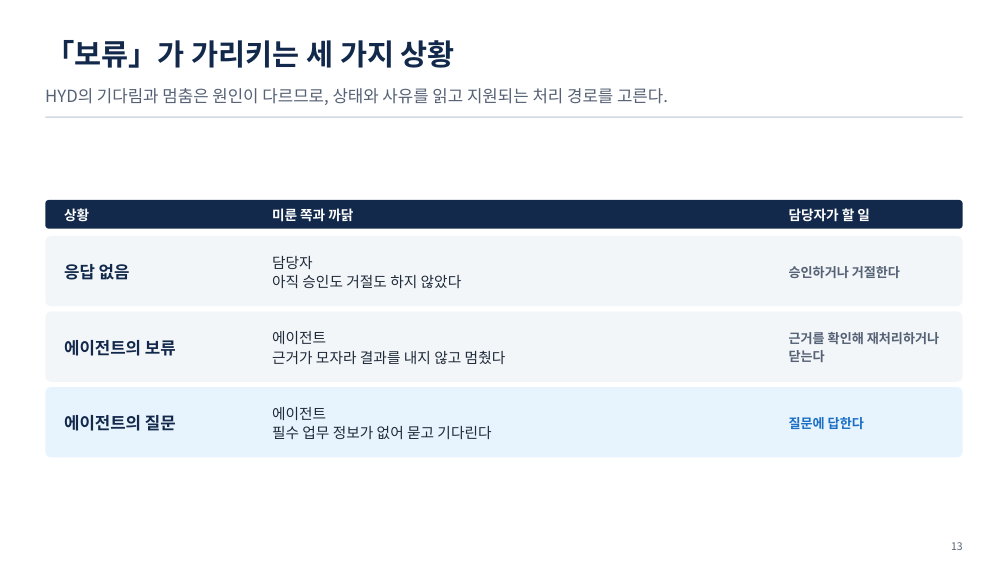
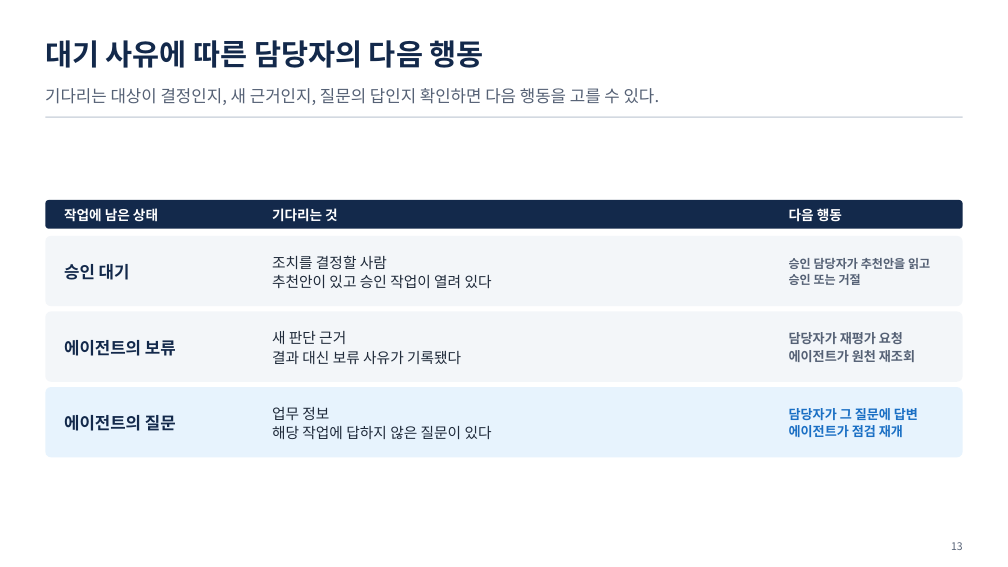
Before and after one commit to uengine-oss/hyd-iot-edu, a slide deck: slide 13 of workspace/강의제작/산출물/통합반/이론/07회차/통합반_07일차.pptx. Drawn at 1008x567 pixels with LibreOffice and Linux fonts; fonts in the diff are those of the drawing. Boxes give left, top, right and bottom in pixels: in the first picture for what was removed or moved away, otherwise in the second. Text is boxed around its words. In the diff, an @@ line names an element or a change of style, - is before the commit and + after.

Commit message:
통합반 7회차 1~13장의 승인·질문·종료 분기를 개편하고 시험 낭독과 공식 렌더 대기를 기록

```diff
--- a/workspace/강의제작/산출물/통합반/이론/07회차/통합반_07일차.pptx
+++ b/workspace/강의제작/산출물/통합반/이론/07회차/통합반_07일차.pptx
@@ text at [45, 40, 484, 68]: text changed @@
-「보류」가 가리키는 세 가지 상황
+대기 사유에 따른 담당자의 다음 행동
@@ text at [45, 88, 660, 105]: text changed @@
-HYD의 기다림과 멈춤은 원인이 다르므로, 상태와 사유를 읽고 지원되는 처리 경로를 고른다.
+기다리는 대상이 결정인지, 새 근거인지, 질문의 답인지 확인하면 다음 행동을 고를 수 있다.
@@ text at [64, 208, 158, 222]: text changed @@
-상황
+작업에 남은 상태
@@ text at [272, 208, 338, 222]: text changed @@
-미룬 쪽과 까닭
+기다리는 것
@@ text at [789, 208, 842, 222]: text changed @@
-담당자가 할 일
+다음 행동
@@ text at [64, 264, 130, 280]: text changed @@
-응답 없음
+승인 대기
@@ text at [272, 255, 492, 288]: text changed @@
-담당자
-아직 승인도 거절도 하지 않았다
+조치를 결정할 사람
+추천안이 있고 승인 작업이 열려 있다
@@ text at [789, 258, 930, 285]: text changed; size 12.5 to 11.5 pt @@
-승인하거나 거절한다
+승인 담당자가 추천안을 읽고
+승인 또는 거절
@@ text at [272, 331, 461, 364]: text changed @@
-에이전트
-근거가 모자라 결과를 내지 않고 멈췄다
+새 판단 근거
+결과 대신 보류 사유가 기록됐다
@@ text at [789, 332, 915, 362]: text changed @@
-근거를 확인해 재처리하거나
-닫는다
+담당자가 재평가 요청
+에이전트가 원천 재조회
@@ text at [272, 407, 492, 439]: text changed @@
-에이전트
-필수 업무 정보가 없어 묻고 기다린다
+업무 정보
+해당 작업에 답하지 않은 질문이 있다
@@ text at [789, 408, 918, 437]: text changed @@
-질문에 답한다
+담당자가 그 질문에 답변
+에이전트가 점검 재개
```
Also in this commit, not shown: 12 other slides changed, 29 other files.
